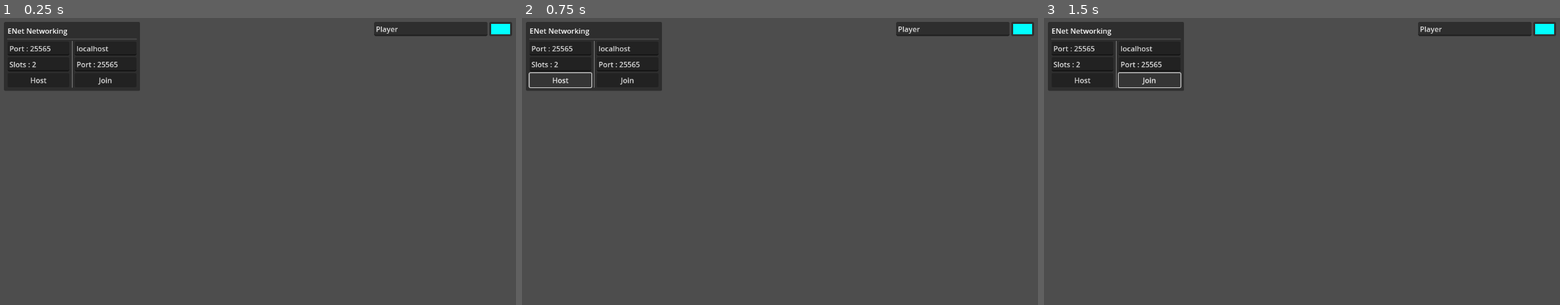
Above: before the commit, frames 1-3 (left to right).
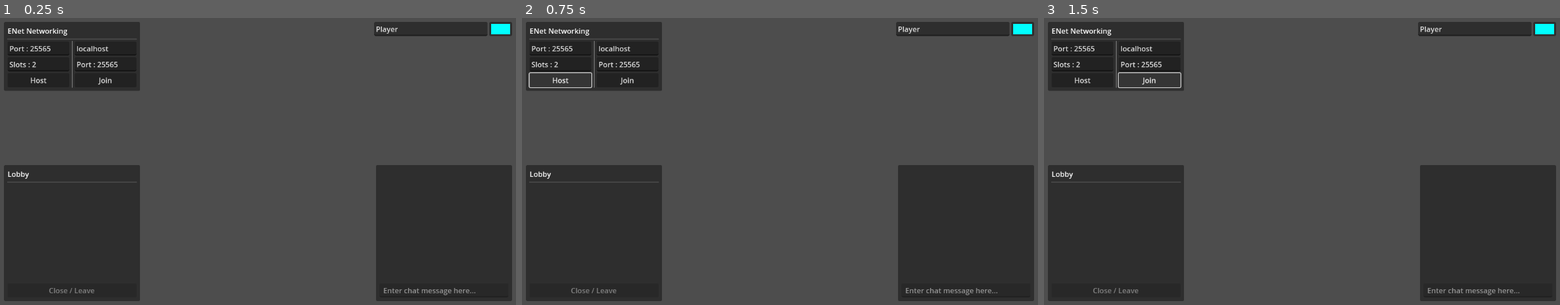
Above: after the commit, the same moments.

Repository: C12-H22-O11/sandbox_study
Game: Godot game, scene res://main.tscn
The game is run twice, just before and just after one commit, with the same random seed, the same clock (stepped at 60 frames per second) and the same inputs.
Inputs:
- Up to frame 1 (0.25 s): no input
- Up to frame 2 (0.75 s): click "Host" at 0.5 s
- Up to frame 3 (1.5 s): click "Join" at 1.25 s

The runs differ from the first frame. In frame 1, 25% of the frame differs, in the area x 0-100%, y 51-99%; in frame 2, 25%; in frame 3, 25%.
Error before the commit: Assertion failed: Could not host ENet lobby (res://autoloads/e_net_network.gd:21)
Error after the commit: Assertion failed: ENetNetwork: Failed to create 2 slot(s) server using port 25565 with code: 20 (res://autoloads/e_net_network.gd:23)

Commit message:
Resized UI

Diff:
--- a/autoloads/e_net_network.gd
+++ b/autoloads/e_net_network.gd
@@ -17,20 +17,26 @@
 	var port: int = Globals.e_net_settings.host_port
 	var slots: int = Globals.e_net_settings.host_slots
 	var enet_peer := ENetMultiplayerPeer.new()
+	print("ENetNetwork: Attempting to create %s slot(s) server using port %s" % [slots, port])
 	var error := enet_peer.create_server(port, slots)
-	assert(error == OK, "Could not host ENet lobby")
+	if error != OK:
+		assert(error == OK, "ENetNetwork: Failed to create %s slot(s) server using port %s with code: %s" % [slots, port, error])
+		return
 	multiplayer.multiplayer_peer = enet_peer
-	print("ENetNetwork (%s): Server created" % multiplayer.get_unique_id())
+	print("ENetNetwork (%s): Successfully created %s slot(s) server using port %s" % [multiplayer.get_unique_id(), slots, port])
 	server_created.emit(slots)
 
 func join() -> void:
 	var ip: String = Globals.e_net_settings.join_ip
 	var port: int = Globals.e_net_settings.join_port
+	print("ENetNetwork: Attempting to create client using %s:%s" % [ip, port])
 	var enet_peer := ENetMultiplayerPeer.new()
 	var error := enet_peer.create_client(ip, port)
-	assert(error == OK, "Could not create ENet client")
+	if error != OK:
+		assert(error == OK, "ENetNetwork: Failed to create client using %s:%s with code: %s" % [ip, port, error])
+		return
 	multiplayer.multiplayer_peer = enet_peer
-	print("ENetNetwork (%s): Client created" % multiplayer.get_unique_id())
+	print("ENetNetwork (%s): Successfully created client using %s:%s" % [multiplayer.get_unique_id(), ip, port])
 
 
 #region Signal Functions
--- a/main.tscn
+++ b/main.tscn
@@ -1,8 +1,10 @@
-[gd_scene load_steps=4 format=3 uid="uid://dn0tmptesmr8c"]
+[gd_scene load_steps=6 format=3 uid="uid://dn0tmptesmr8c"]
 
 [ext_resource type="Script" path="res://scenes/levels/level_spawner.gd" id="1_6uque"]
 [ext_resource type="PackedScene" uid="uid://bmowo38idccga" path="res://scenes/UI/user_data_ui/user_data_ui.tscn" id="2_rbfoh"]
+[ext_resource type="PackedScene" uid="uid://pvhkqkqlgr3b" path="res://scenes/UI/lobby_ui/lobby_ui.tscn" id="4_8x48o"]
 [ext_resource type="PackedScene" uid="uid://0ov0b4ebb6sl" path="res://scenes/UI/network_ui/network_ui.tscn" id="4_pst6q"]
+[ext_resource type="PackedScene" uid="uid://bp4mwr3c2m013" path="res://scenes/UI/chat_ui/chat_ui.tscn" id="5_acriv"]
 
 [node name="Main" type="Node"]
 
@@ -47,4 +49,16 @@
 [node name="UserNameLineEdit" parent="Menu/MarginContainer/UserDataUI" index="0"]
 custom_minimum_size = Vector2(250, 0)
 
+[node name="LobbyUI" parent="Menu/MarginContainer" instance=ExtResource("4_8x48o")]
+custom_minimum_size = Vector2(300, 300)
+layout_mode = 2
+size_flags_horizontal = 0
+size_flags_vertical = 10
+
+[node name="ChatUI" parent="Menu/MarginContainer" instance=ExtResource("5_acriv")]
+custom_minimum_size = Vector2(300, 300)
+layout_mode = 2
+size_flags_horizontal = 10
+size_flags_vertical = 8
+
 [editable path="Menu/MarginContainer/UserDataUI"]
